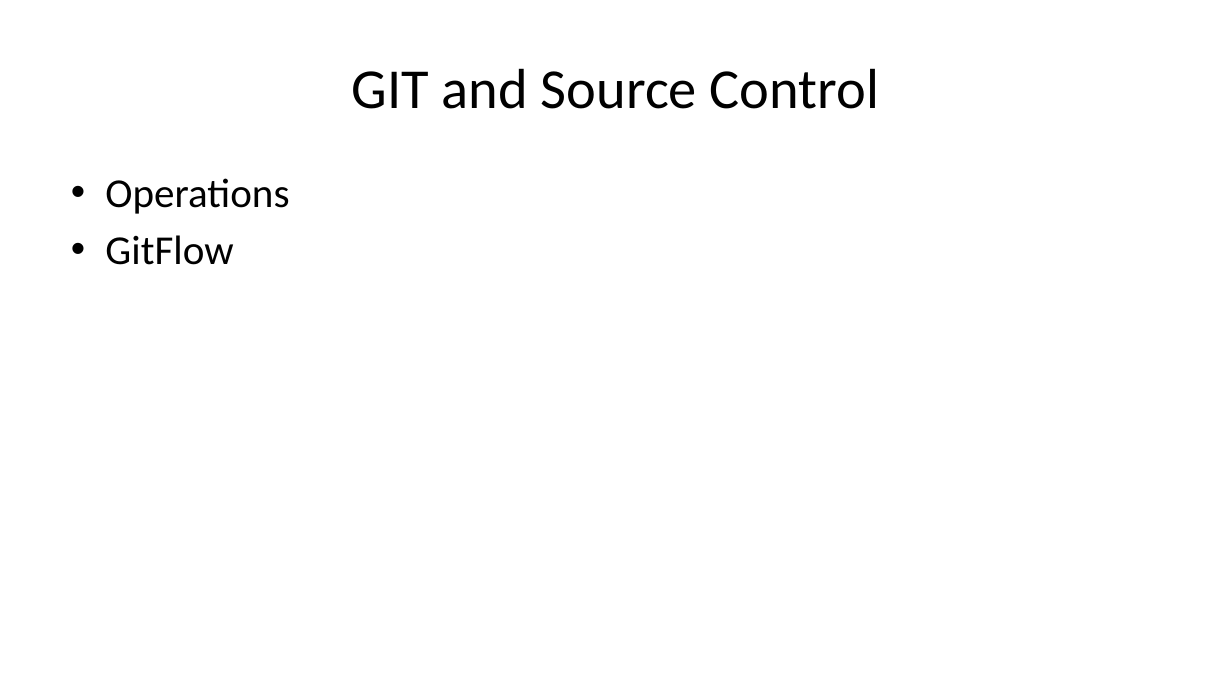
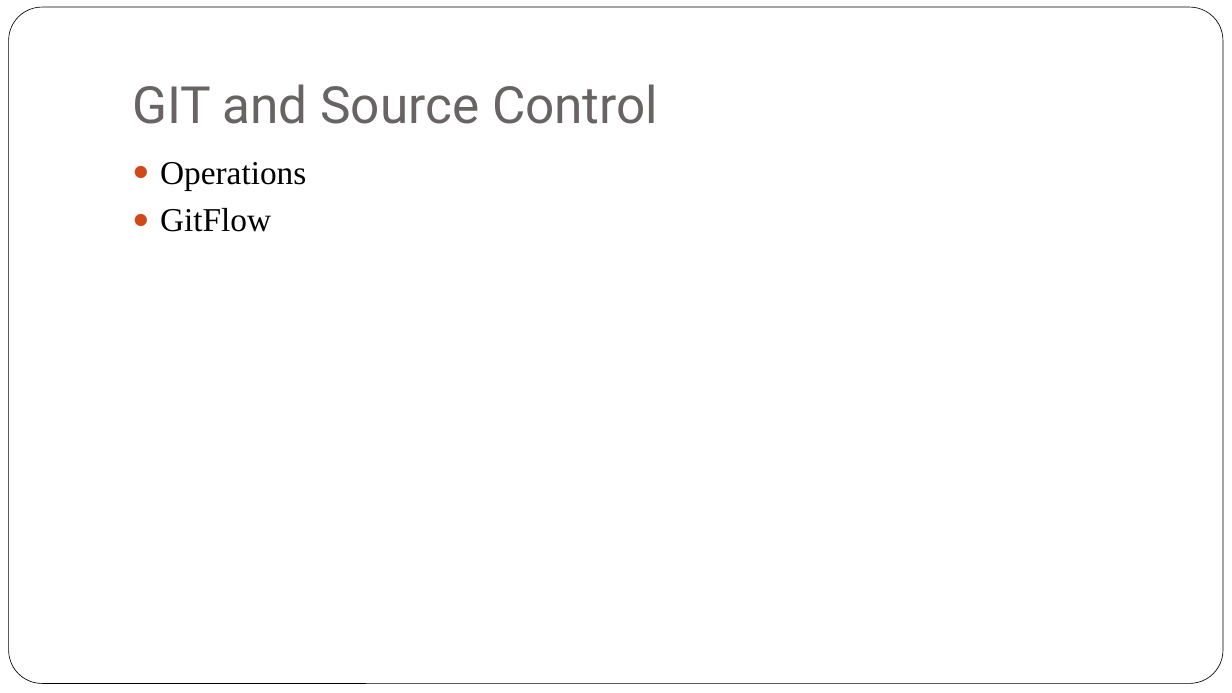
Before and after one commit to iskandersierra/DevSharp, a slide deck: slide 20 of Docs/Distributed Architecture.pptx (slide 13 before the commit). Drawn at 1232x693 pixels with LibreOffice and Linux fonts; fonts in the diff are those of the drawing. Boxes give left, top, right and bottom in pixels: in the first picture for what was removed or moved away, otherwise in the second. Text is boxed around its words. In the diff, an @@ line names an element or a change of style, - is before the commit and + after.

```diff
--- a/Docs/Distributed Architecture.pptx
+++ b/Docs/Distributed Architecture.pptx
@@ rounded rectangle added at <box>8,7,1223,684</box>, fill #FFFFFF, outline #000000 0.5 pt @@
@@ title "GIT and Source Control": place and size @@
-title "GIT and Source Control" at <box>352,68,879,109</box>
+title "GIT and Source Control" at <box>132,84,658,124</box>
@@ title "GIT and Source Control" at <box>132,84,658,124</box>: size 44 to 40 pt, font Calibri to Roboto, text colour #000000 to #696464; alignment centre to left; vertical alignment middle to bottom @@
@@ text "Operations": place and size @@
-text "Operations" at <box>105,178,289,265</box>
+text "Operations" at <box>160,162,306,232</box>
@@ text "Operations" at <box>160,162,306,232</box>: size 32 to 26 pt, font Calibri to Times New Roman; bullet • to ● @@
```
Also in this commit, not shown: 13 other slides changed, 9 slides added, 2 slides removed.
